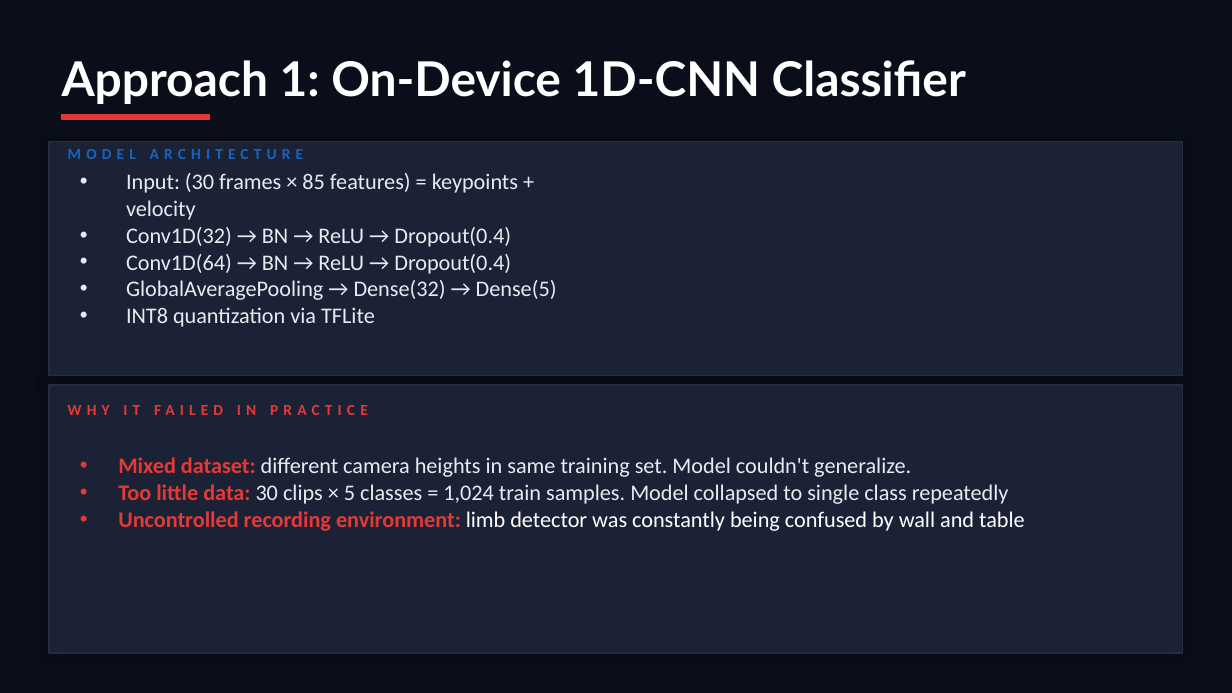
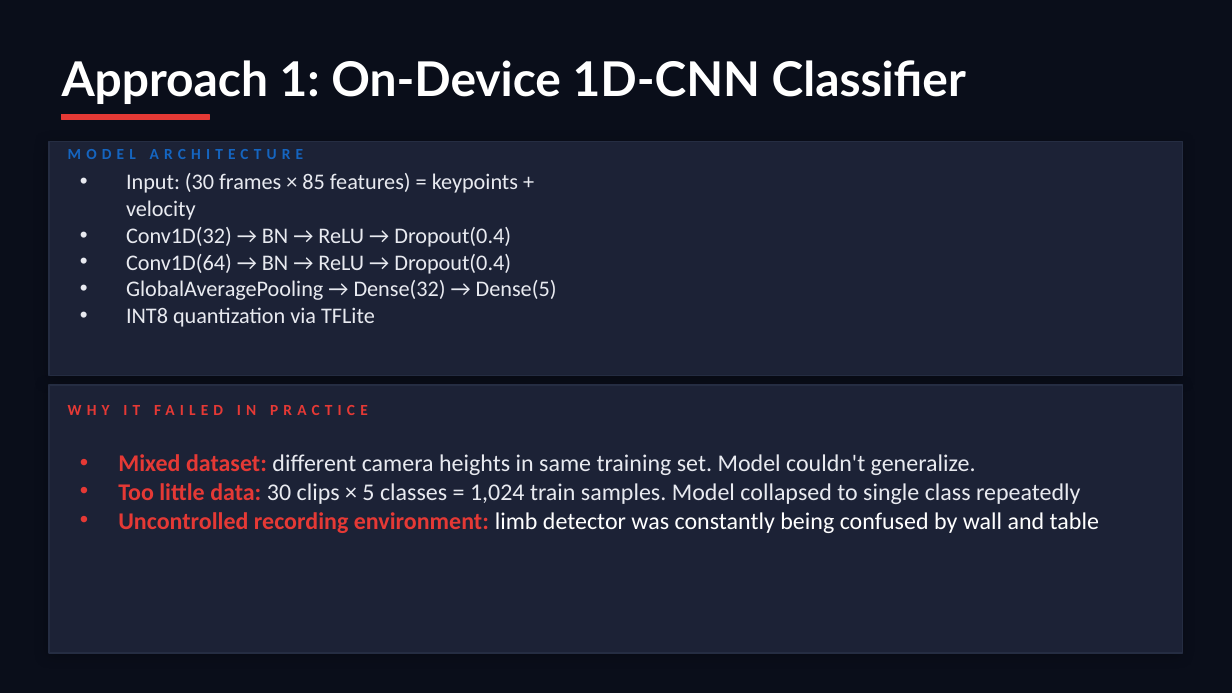
Before and after one commit to buugiiman/boxing-coach, a slide deck: slide 4 of ppt/boxing_coach.pptx (slide 5 before the commit). Drawn at 1232x693 pixels with LibreOffice and Linux fonts; fonts in the diff are those of the drawing. Boxes give left, top, right and bottom in pixels: in the first picture for what was removed or moved away, otherwise in the second. Text is boxed around its words. In the diff, an @@ line names an element or a change of style, - is before the commit and + after.

```diff
--- a/ppt/boxing_coach.pptx
+++ b/ppt/boxing_coach.pptx
@@ text "Mixed dataset: different camera heights ..." at <box>118,454,1099,533</box>: size 13 to 14 pt @@
```
Also in this commit, not shown: 7 other slides changed, 4 slides added, 2 slides removed.
